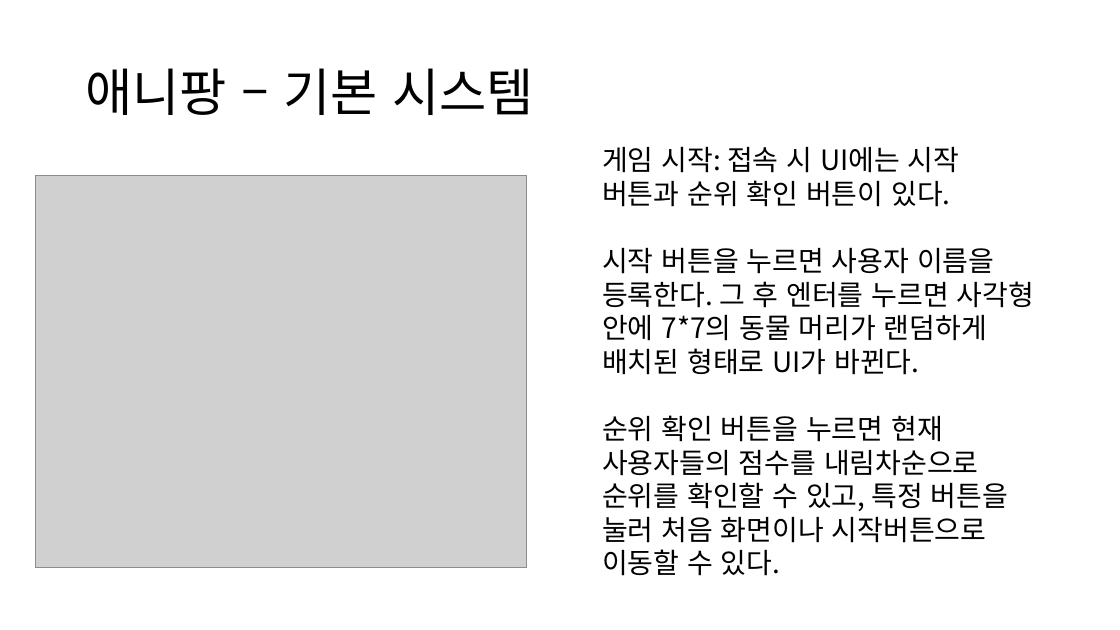
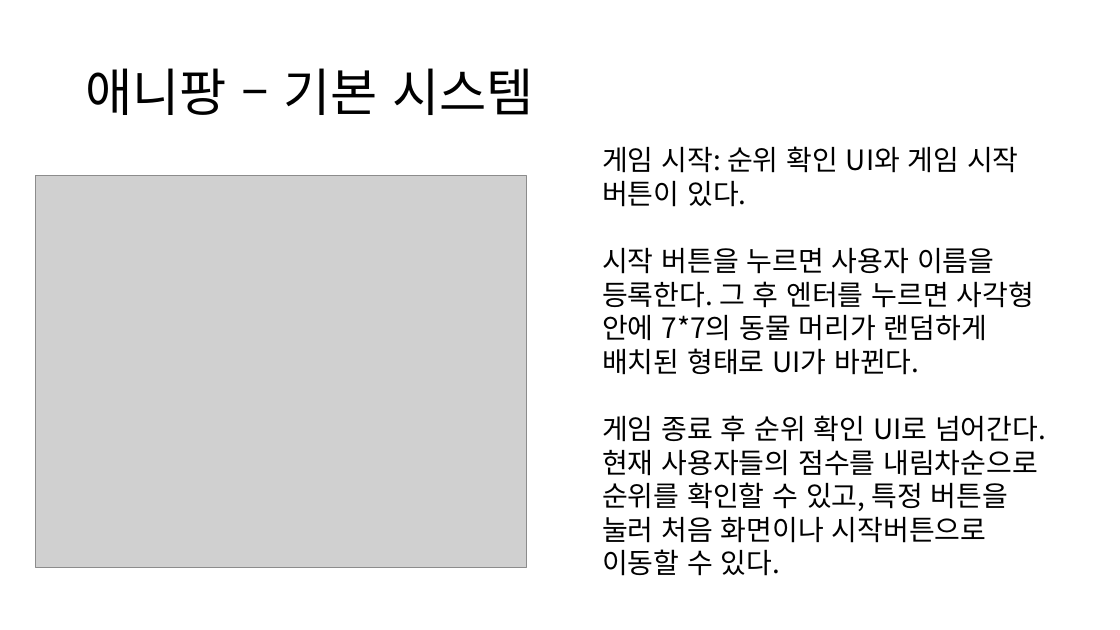
Before and after one commit to Jun1188/WinAPI_Game_20250714, a slide deck: slide 5 of 애니팡 모작 (1).pptx. Drawn at 1120x630 pixels with LibreOffice and Linux fonts; fonts in the diff are those of the drawing; grey boxes stand for pictures. Boxes give left, top, right and bottom in pixels: in the first picture for what was removed or moved away, otherwise in the second. Text is boxed around its words. In the diff, an @@ line names an element or a change of style, - is before the commit and + after.

```diff
--- a/애니팡 모작 (1).pptx
+++ b/애니팡 모작 (1).pptx
@@ text at [602, 146, 1019, 207]: text changed @@
-게임 시작: 접속 시 UI에는 시작 버튼과 순위 확인 버튼이 있다.
+게임 시작: 순위 확인 UI와 게임 시작 버튼이 있다.
@@ text at [602, 415, 1046, 576]: text changed @@
-순위 확인 버튼을 누르면 현재 사용자들의 점수를 내림차순으로 순위를 확인할 수 있고, 특정 버튼을 눌러 처음 화면이나 시작버튼으로 이동할 수 있다.
+게임 종료 후 순위 확인 UI로 넘어간다.
+현재 사용자들의 점수를 내림차순으로 순위를 확인할 수 있고, 특정 버튼을 눌러 처음 화면이나 시작버튼으로 이동할 수 있다.
```
Also in this commit, not shown: 2 other slides changed, 12 other files.
